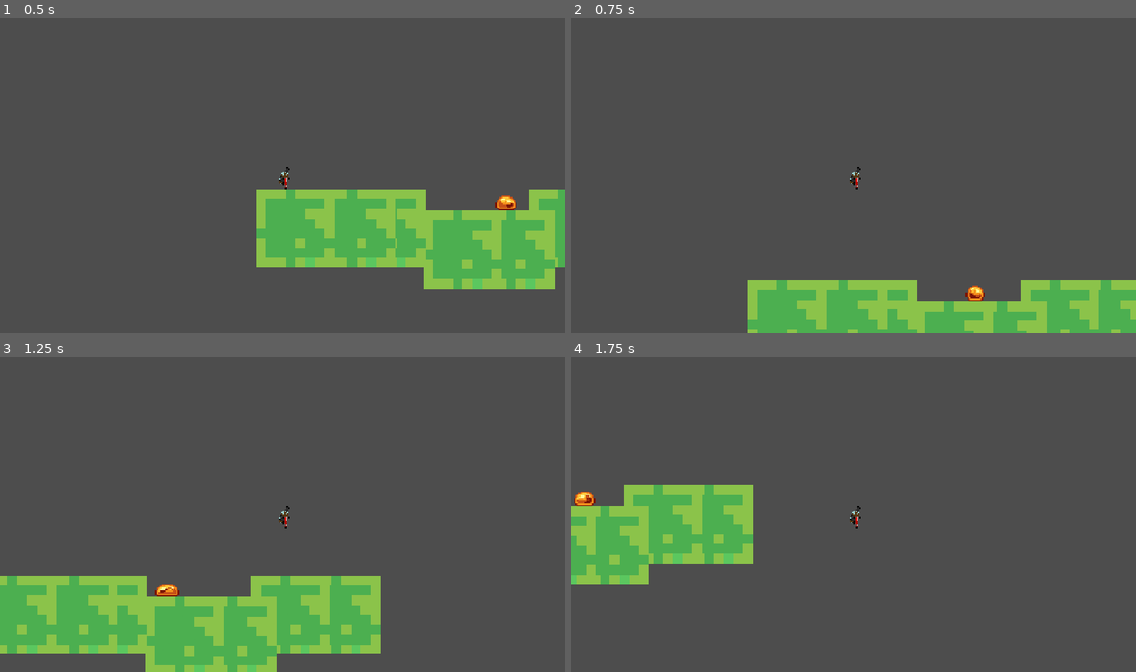
Above: before the commit, frames 1-4 (two rows, left to right).
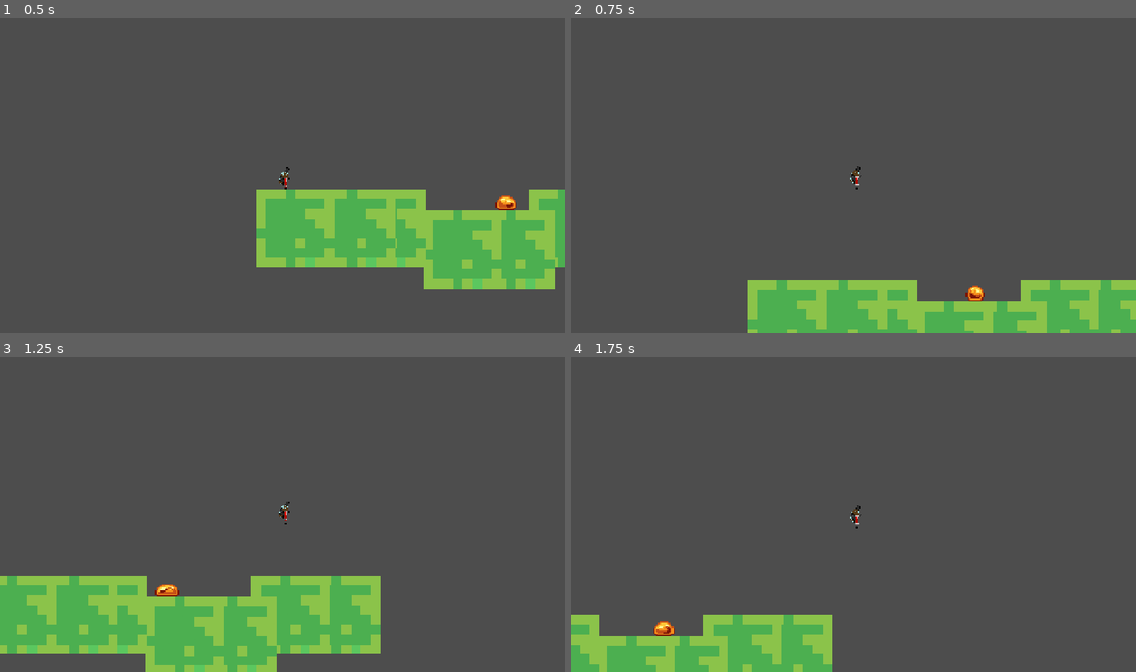
Above: after the commit, the same moments.

Repository: Yaseen875/Po-Go-Hackclubber-
Game: Godot game, scene res://main.tscn
Same seed, same stepped clock (60 frames per second), same inputs: the game is played once before the commit and once after it.
Inputs (mouse positions are in pixels of both pictures, inside the frame that each line leads up to):
- Up to frame 1 (0.5 s): no input
- Up to frame 2 (0.75 s): tap Enter (ui_accept) at 0.5 s; move the mouse to (977, 159) at 0.52 s; hold Right (ui_right) from 0.53 s (still down); hold Enter (ui_accept) from 0.53 s (still down); click (977, 159) at 0.67 s
- Up to frame 3 (1.25 s): keep holding Right (ui_right); keep holding Enter (ui_accept)
- Up to frame 4 (1.75 s): keep holding Right (ui_right); move the mouse to (740, 530) at 1.27 s; release Enter (ui_accept) at 1.28 s; tap Alt at 1.35 s; tap Enter (ui_accept) at 1.52, 1.55 s

Frame 1 is identical in both runs. In frame 2, less than 0.1% of the frame differs, in the area x 49-52%, y 47-54%; in frame 3, less than 0.1%; in frame 4, 16%, in the area x 0-52%, y 40-100%.

Commit message:
Started in the sinking mechanism

Diff:
--- a/po!-go!-hacker!!/player.gd
+++ b/po!-go!-hacker!!/player.gd
@@ -1,23 +1,96 @@
 extends CharacterBody2D
 
+signal fully_sunk   # emitted once, the instant he bottoms out in the slime
+signal unstuck      # emitted once, the instant he jumps back out after being fully sunk
 
-const SPEED = 300.0
-const JUMP_VELOCITY = -400.0
+@onready var animated_sprite_2d: AnimatedSprite2D = $AnimatedSprite2D
+@onready var double_jump: Area2D = $DoubleJump
+
+@export var air_move_speed: float = 300.0
+@export var jump_velocity: float = -400.0
+
+@export var sink_delay: float = 2.0      # seconds standing still before he starts sinking
+@export var sink_speed: float = 20.0     # how fast he sinks into the slime ground (world px/sec)
+@export var max_sink_depth: float = 12.0 # how far he can sink, in world pixels
+
+var idle_timer: float = 0.0
+var sink_depth: float = 0.0
+var just_jumped: bool = false
+var is_fully_sunk: bool = false
 
 
 func _physics_process(delta: float) -> void:
-	# Add the gravity.
+	just_jumped = false
+
 	if not is_on_floor():
+		# Add the gravity.
 		velocity += get_gravity() * delta
+		# Steer mid-air only — zero horizontal motion while grounded.
 		var direction := Input.get_axis("ui_left", "ui_right")
-		if direction:
-			velocity.x = direction * SPEED
-		else:
-			velocity.x = move_toward(velocity.x, 0, SPEED)
+		velocity.x = direction * air_move_speed
+		if direction != 0:
+			animated_sprite_2d.flip_h = direction < 0
+	else:
+		velocity.x = 0
+		# Literal pogo stick: hold the jump button and he keeps relaunching on every touchdown.
+		if Input.is_action_pressed("ui_accept"):
+			launch_jump()
 
-	# Handle jump.
-	if Input.is_action_just_pressed("ui_accept") and is_on_floor():
-		velocity.y = JUMP_VELOCITY
+	# Mid-air only: bounce off a slime's weak point (no ground-based double jump).
+	if not is_on_floor() and Input.is_action_just_pressed("ui_accept"):
+		var hit_monster := false
+		for area in double_jump.get_overlapping_areas():
+			if area.owner and area.owner.is_in_group("monster"):
+				hit_monster = true
+				if area.owner.has_method("take_damage"):
+					area.owner.take_damage()
+				break
+		if hit_monster:
+			launch_jump()
+
+	handle_sinking(delta)
+	update_animation()
+	move_and_slide()
 
 
-	move_and_slide()
+func launch_jump() -> void:
+	velocity.y = jump_velocity
+	just_jumped = true
+	# Pop straight back out of the slime the instant he jumps.
+	sink_depth = 0.0
+	idle_timer = 0.0
+	if is_fully_sunk:
+		is_fully_sunk = false
+		unstuck.emit()
+
+
+func handle_sinking(delta: float) -> void:
+	if is_on_floor() and not just_jumped:
+		idle_timer += delta
+		if idle_timer >= sink_delay:
+			sink_depth = min(sink_depth + sink_speed * delta, max_sink_depth)
+			if sink_depth >= max_sink_depth and not is_fully_sunk:
+				is_fully_sunk = true
+				fully_sunk.emit()
+	else:
+		idle_timer = 0.0
+		sink_depth = 0.0
+	# Global position ignores the Player node's own scale (it's scaled 0.025 in
+	# main.tscn), so this moves by real screen pixels instead of a near-zero
+	# fraction of a local-space offset.
+	animated_sprite_2d.global_position.y = global_position.y + sink_depth
+
+
+func is_sinking() -> bool:
+	# True the moment he starts sinking, even partway down.
+	return sink_depth > 0.0
+
+
+func update_animation() -> void:
+	# No dedicated jump/fall frames exist yet in player.tscn, so this uses what's
+	# actually there. Add "jump"/"fall" animations to AnimatedSprite2D and swap
+	# the play() calls below in if you want distinct ones.
+	if is_on_floor():
+		animated_sprite_2d.play("idle")
+	else:
+		animated_sprite_2d.play("walk")
--- a/po!-go!-hacker!!/player.tscn
+++ b/po!-go!-hacker!!/player.tscn
@@ -89,6 +89,9 @@
 [sub_resource type="RectangleShape2D" id="RectangleShape2D_ad8vj"]
 size = Vector2(49, 36)
 
+[sub_resource type="CircleShape2D" id="CircleShape2D_pogo1"]
+radius = 28.0
+
 [node name="Player" type="CharacterBody2D" unique_id=925556790]
 script = ExtResource("1_onrkg")
 
@@ -100,3 +103,11 @@
 [node name="CollisionShape2D" type="CollisionShape2D" parent="." unique_id=691744706]
 position = Vector2(100, 442)
 shape = SubResource("RectangleShape2D_ad8vj")
+
+[node name="DoubleJump" type="Area2D" parent="."]
+position = Vector2(0, 10)
+collision_layer = 0
+collision_mask = 1
+
+[node name="CollisionShape2D" type="CollisionShape2D" parent="DoubleJump"]
+shape = SubResource("CircleShape2D_pogo1")
--- a/po!-go!-hacker!!/project.godot
+++ b/po!-go!-hacker!!/project.godot
@@ -26,6 +26,15 @@
 
 enabled=PackedStringArray("res://addons/godot_super-wakatime/plugin.cfg")
 
+[input]
+
+JUMP={
+"deadzone": 0.2,
+"events": [Object(InputEventKey,"resource_local_to_scene":false,"resource_name":"","device":-1,"window_id":0,"alt_pressed":false,"shift_pressed":false,"ctrl_pressed":false,"meta_pressed":false,"pressed":false,"keycode":0,"physical_keycode":32,"key_label":0,"unicode":32,"location":0,"echo":false,"script":null)
+, Object(InputEventKey,"resource_local_to_scene":false,"resource_name":"","device":-1,"window_id":0,"alt_pressed":false,"shift_pressed":false,"ctrl_pressed":false,"meta_pressed":false,"pressed":false,"keycode":0,"physical_keycode":4194320,"key_label":0,"unicode":0,"location":0,"echo":false,"script":null)
+]
+}
+
 [physics]
 
 3d/physics_engine="Jolt Physics"
--- a/po!-go!-hacker!!/slime.gd
+++ b/po!-go!-hacker!!/slime.gd
@@ -11,6 +11,7 @@
 var is_dead : bool = false
 
 func _ready() -> void:
+	add_to_group("monster")
 	if dir == 0:
 		dir = 1
 	animated_sprite_2d.flip_h = false if dir == 1 else true
@@ -22,9 +23,12 @@
 		return
 	if health <= 0:
 		is_dead = true
-		animated_sprite_2d.play("dying")
+		if animated_sprite_2d.sprite_frames.has_animation("dying"):
+			animated_sprite_2d.play("dying")
 		$Area2D/CollisionShape2D.set_deferred("disabled", true)
 		#$BouncingArea/CollisionShape2D.set_deferred("disabled", true)
+		await get_tree().create_timer(0.8).timeout
+		queue_free()
 		return
 	if dir == 1 and ($RightRay.is_colliding()):
 		animated_sprite_2d.flip_h = true
